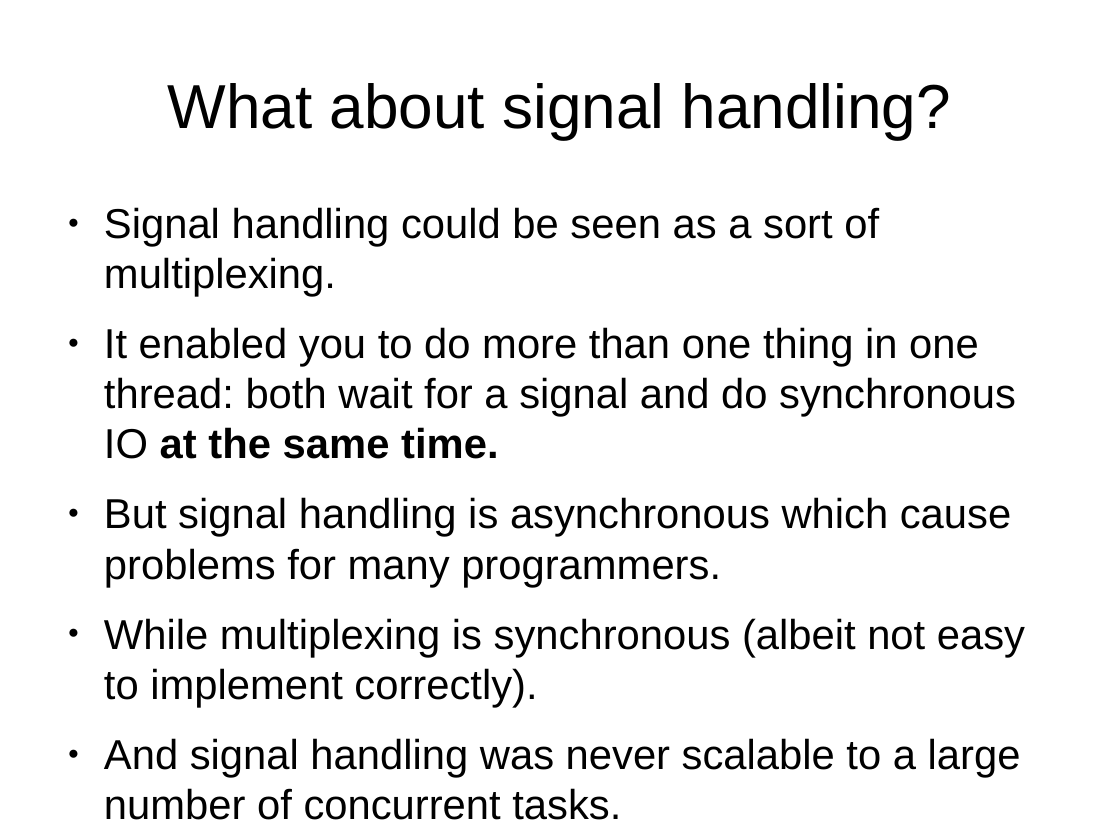
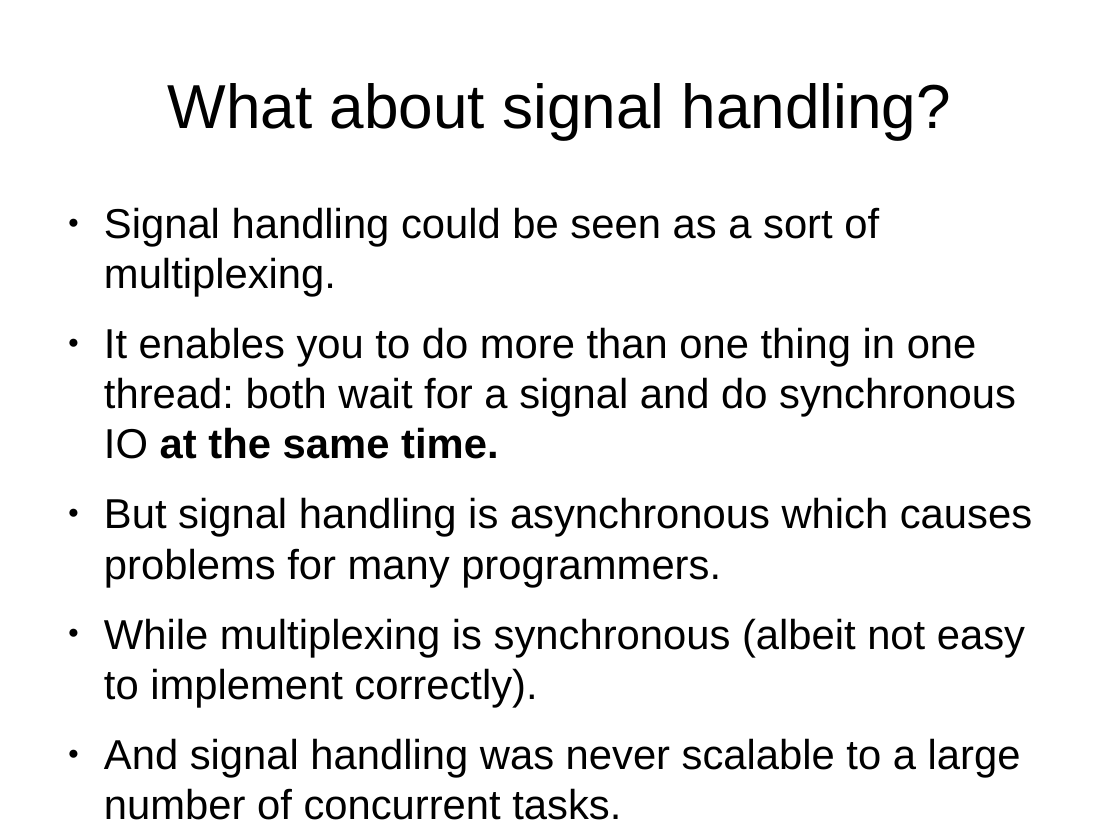
Before and after one commit to veltzer/demos-linux, a slide deck: slide 5 of doc/linux_multiplexing.odp. Drawn at 1120x840 pixels with LibreOffice and Linux fonts; fonts in the diff are those of the drawing. Boxes give left, top, right and bottom in pixels: in the first picture for what was removed or moved away, otherwise in the second. Text is boxed around its words. In the diff, an @@ line names an element or a change of style, - is before the commit and + after.

```diff
--- a/doc/linux_multiplexing.odp
+++ b/doc/linux_multiplexing.odp
@@ text at (104,327,1032,587): text changed @@
-● It enabled you to do more than one thing in one thread: both wait for a signal and do synchronous IO at the same time.
-● But signal handling is asynchronous which cause problems for many programmers.
+● It enables you to do more than one thing in one thread: both wait for a signal and do synchronous IO at the same time.
+● But signal handling is asynchronous which causes problems for many programmers.
```
Also in this commit, not shown: 8 other slides changed.
